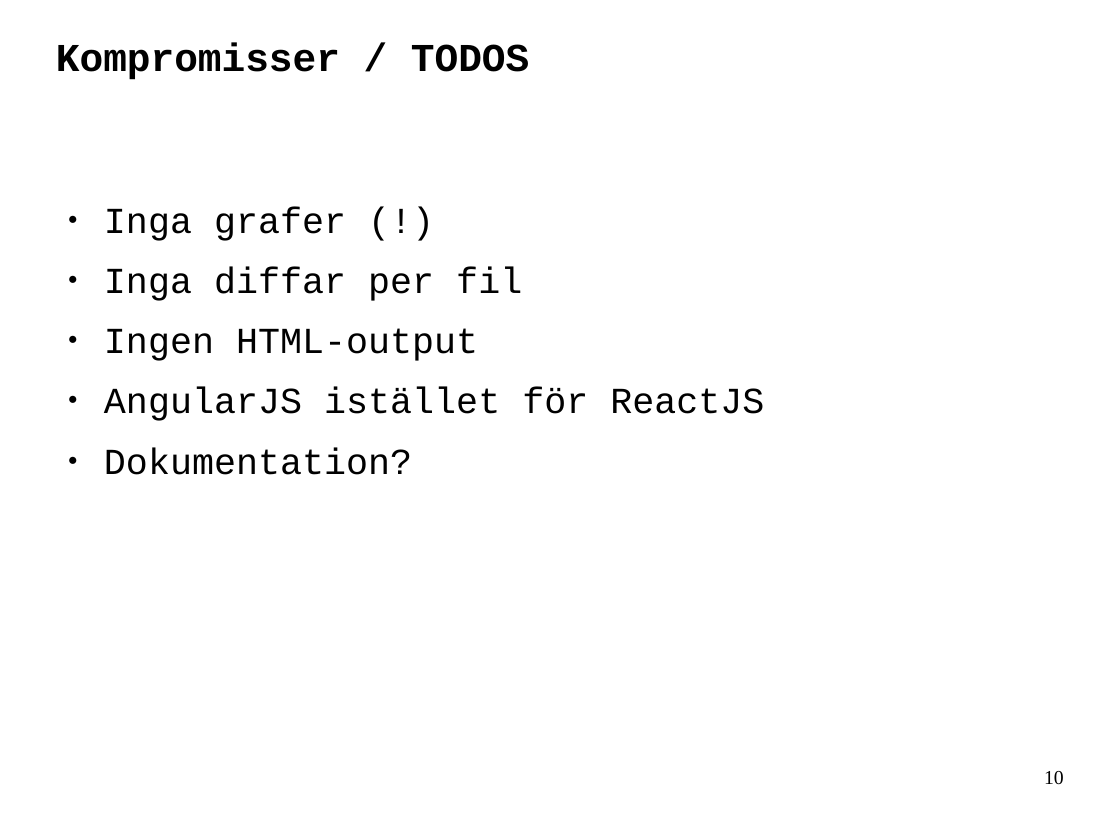
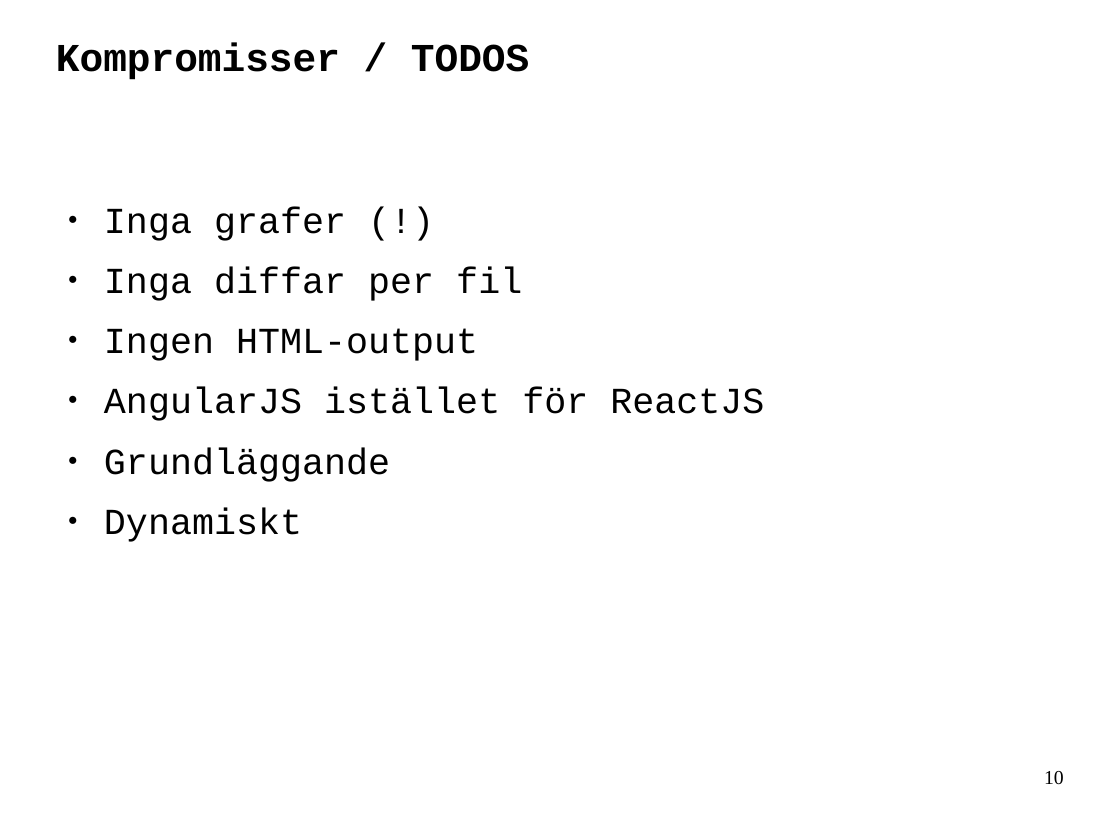
Before and after one commit to erlaan/git2web, a slide deck: slide 10 of log/presentation.odp. Drawn at 1120x840 pixels with LibreOffice and Linux fonts; fonts in the diff are those of the drawing. Boxes give left, top, right and bottom in pixels: in the first picture for what was removed or moved away, otherwise in the second. Text is boxed around its words. In the diff, an @@ line names an element or a change of style, - is before the commit and + after.

```diff
--- a/log/presentation.odp
+++ b/log/presentation.odp
@@ text at (104, 448, 390, 542): text changed @@
-● Dokumentation?
+● Grundläggande
+● Dynamiskt
```
Also in this commit, not shown: 2 other slides changed.
